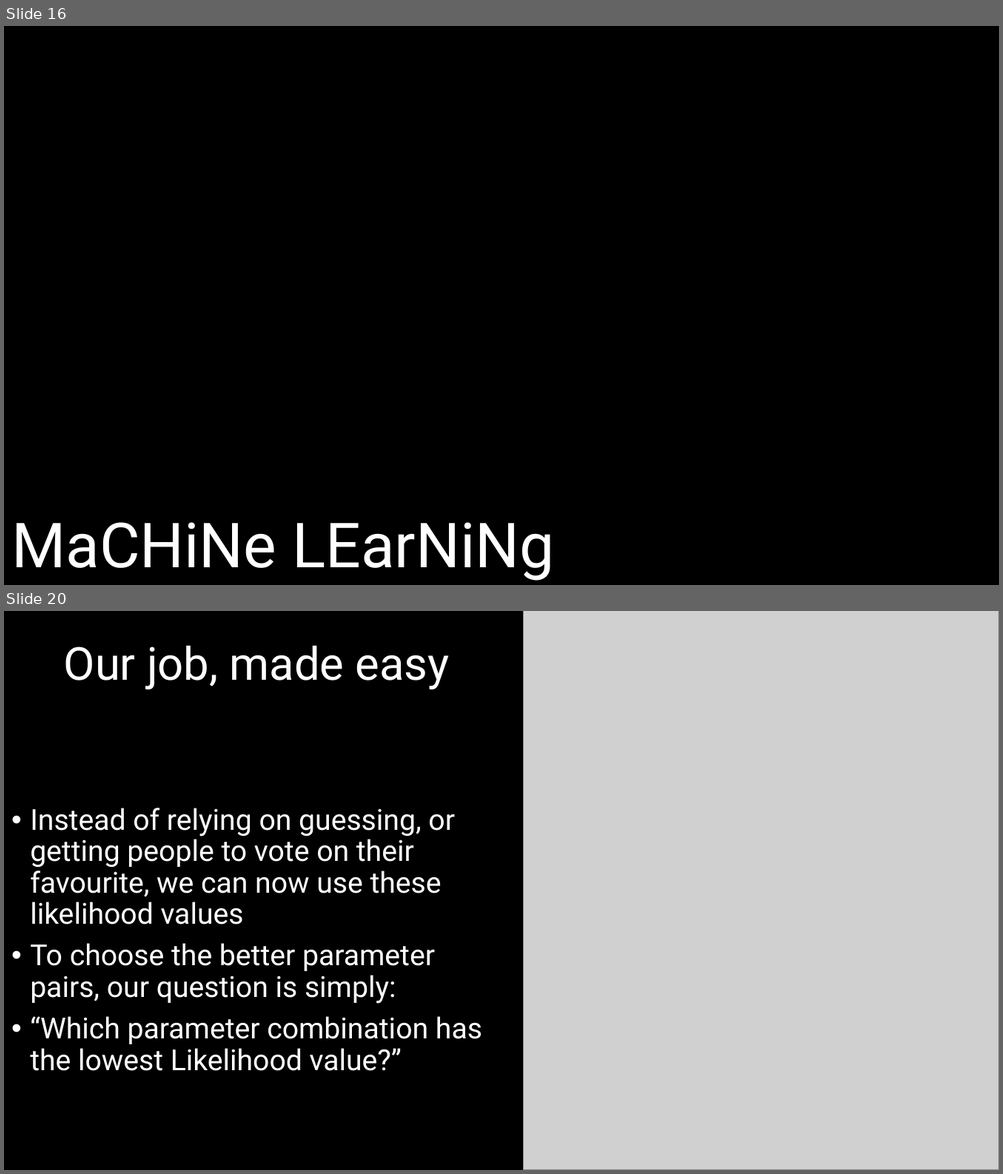
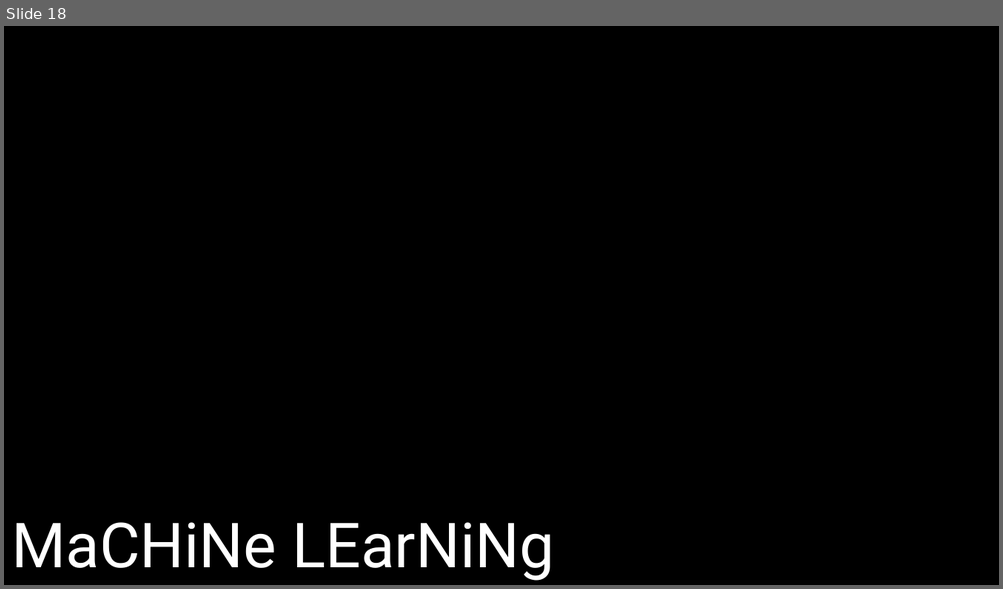
Before and after one commit to DeonRoos/stats-for-biologists, a slide deck: Lecture 5 - Cont LM/Slides/Linear models_w_Continuous.pptx. Shown one above the other, each under a label of ours: slides 16 and 20 before the commit, slide 18 after it; the slides between them are not shown. The pictures are 1003x1174 and 1003x589 pixels, drawn with LibreOffice and Linux fonts; fonts in the diff are those of the drawing; grey boxes stand for pictures. Boxes give left, top, right and bottom in pixels: in the first picture for what was removed or moved away, otherwise in the second. Text is boxed around its words. In the diff, an @@ line names an element or a change of style, - is before the commit and + after.

```diff
--- a/Lecture 5 - Cont LM/Slides/Linear models_w_Continuous.pptx
+++ b/Lecture 5 - Cont LM/Slides/Linear models_w_Continuous.pptx
@@ slide 20 removed at (4, 611, 999, 1170), background #000000 @@
@@ picture removed at (523, 611, 999, 1170) @@
@@ title removed at (64, 645, 449, 689) @@
-Our job, made easy
@@ text removed at (30, 808, 482, 1071) @@
-• Instead of relying on guessing, or getting people to vote on their favourite, we can now use these likelihood values
-• To choose the better parameter pairs, our question is simply:
-• “Which parameter combination has the lowest Likelihood value?”
@@ what was slide 16 is now slide 18 @@
```
Also in this commit, not shown: 9 slides changed, 9 slides added, 4 other slides removed, 8 other files.
